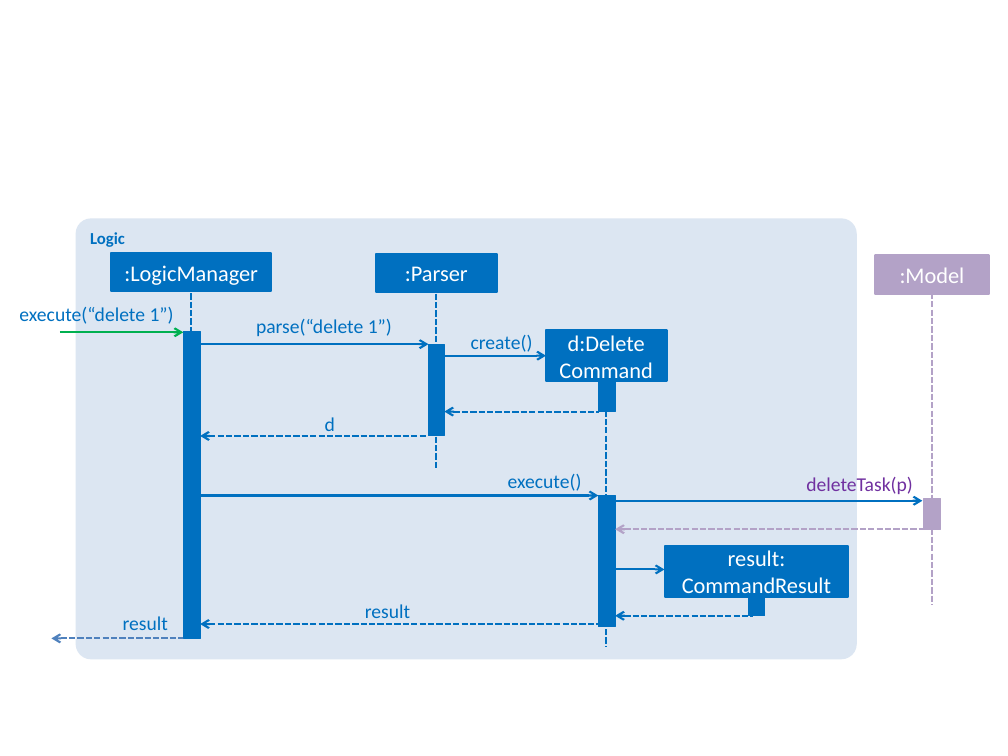
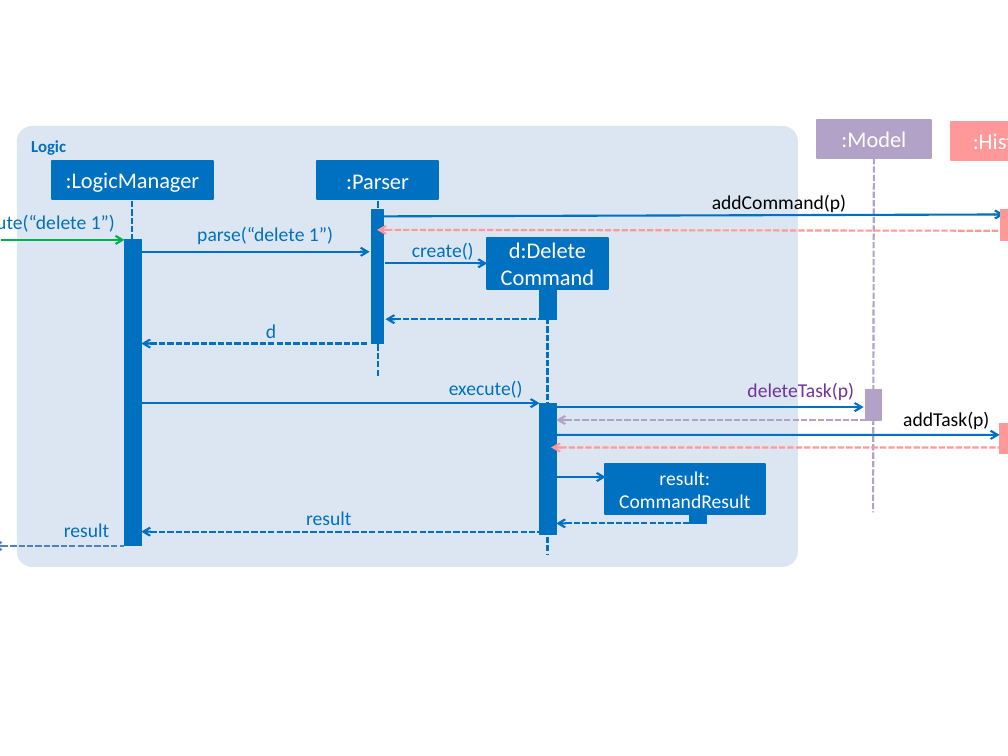
Before and after one commit to turtle96/taskell, a slide deck: slide 6 of docs/diagrams/Diagrams.pptx. Drawn at 1008x756 pixels with LibreOffice and Linux fonts; fonts in the diff are those of the drawing. Boxes give left, top, right and bottom in pixels: in the first picture for what was removed or moved away, otherwise in the second. Text is boxed around its words. In the diff, an @@ line names an element or a change of style, - is before the commit and + after.

Commit message:
update diagram with History

```diff
--- a/docs/diagrams/Diagrams.pptx
+++ b/docs/diagrams/Diagrams.pptx
@@ rectangle ":Model": place and size @@
-rectangle ":Model" at [875,255,989,293]
+rectangle ":Model" at [817,120,931,158]
@@ line moved from (932, 292) - (932, 605) to (874, 158) - (873, 512) @@
@@ 3 texts, 3 arrows, 2 lines, 1 rectangle: place and size @@
-3 texts, 3 arrows, 2 lines, 1 rectangle at [19,293,600,638]
+3 texts, 3 arrows, 2 lines, 1 rectangle at [0,201,540,546]
@@ rectangle: place and size @@
-rectangle at [428,344,445,435]
+rectangle at [372,210,384,343]
@@ group added at [377,122,1008,454]: 4 arrows, 3 rectangles, 2 texts @@
+:History
+addTask(p)
+addCommand(p)
@@ rectangle: place and size @@
-rectangle at [924,499,941,529]
+rectangle at [865,389,882,419]
@@ 7 arrows, 6 rectangles, 5 texts, 1 rounded rectangle, 1 line: place and size @@
-7 arrows, 6 rectangles, 5 texts, 1 rounded rectangle, 1 line at [59,219,922,659]
+7 arrows, 6 rectangles, 5 texts, 1 rounded rectangle, 1 line at [1,126,864,566]
@@ arrow moved from (615, 529) - (932, 529) to (556, 420) - (873, 420) @@
@@ rectangle "result: CommandResult": place and size @@
-rectangle "result: CommandResult" at [664,546,848,597]
+rectangle "result: CommandResult" at [605,464,765,514]
@@ rectangle "result: CommandResult" at [605,464,765,514]: size 16 to 14 pt @@
@@ arrow moved from (51, 638) - (183, 638) to (0, 546) - (125, 546) @@
```
Also in this commit, not shown: 2 other slides changed, 1 slide added, 1 slide removed.
